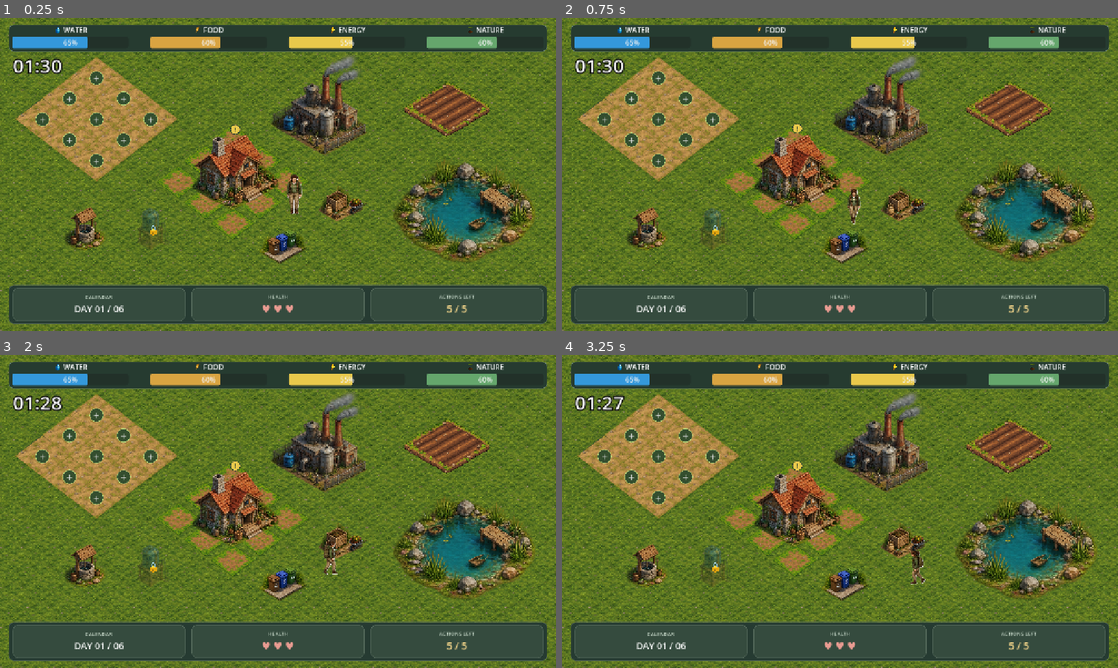
Above: before the commit, frames 1-4 (two rows, left to right).
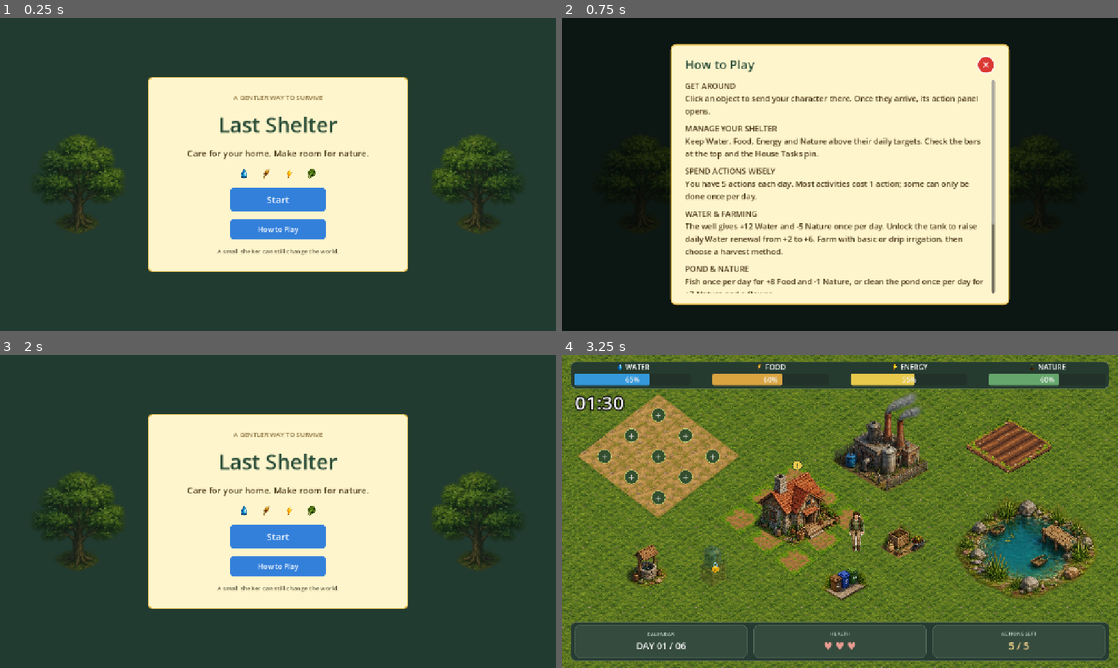
Above: after the commit, the same moments.

Repository: beyzAbdullahoglu/lastshelter
Game: Godot game, scene res://scenes/start_screen.tscn
The game is run twice, just before and just after one commit, with the same random seed, the same clock (stepped at 60 frames per second) and the same inputs. Before the commit the project starts from res://scenes/Main.tscn.
Inputs (mouse positions are in pixels of both pictures, inside the frame that each line leads up to):
- Up to frame 1 (0.25 s): no input
- Up to frame 2 (0.75 s): click (840, 230) at 0.5 s, where only the run after the commit has a clickable "How to Play"
- Up to frame 3 (2 s): click (422, 401) at 1.25 s, where only the run after the commit has a clickable "✕"
- Up to frame 4 (3.25 s): click (1029, 545) at 2.02 s; click (840, 536) at 2.75 s, where only the run after the commit has a clickable "Start"

The runs differ from the first frame. In frame 1, 82% of the frame differs, in the area x 0-100%, y 0-100%; in frame 2, 100%; in frame 3, 82%; in frame 4, 0.6%.

Commit message:
start screen added

Diff:
--- a/project.godot
+++ b/project.godot
@@ -11,7 +11,7 @@
 [application]
 
 config/name="lastshelter"
-run/main_scene="uid://bn8xdh40oe841"
+run/main_scene="res://scenes/start_screen.tscn"
 config/features=PackedStringArray("4.7", "GL Compatibility")
 config/icon="res://icon.svg"
 
--- a/scenes/Main.tscn
+++ b/scenes/Main.tscn
@@ -604,33 +604,25 @@
 horizontal_alignment = 1
 
 [node name="RewardModal" parent="." unique_id=1394249451 instance=ExtResource("13_rewardmodal")]
-visible = false
 layout_mode = 1
 
 [node name="ActionModal2" parent="." unique_id=1950044030 instance=ExtResource("12_actionmodal")]
-visible = false
 layout_mode = 1
 
 [node name="CrisisModal" parent="." unique_id=517874283 instance=ExtResource("14_crisismodal")]
-visible = false
 layout_mode = 1
 
 [node name="ActionModal" parent="." unique_id=388027520 instance=ExtResource("12_actionmodal")]
-visible = false
 layout_mode = 1
 
 [node name="FarmActionModal" parent="." unique_id=627473912 instance=ExtResource("12_actionmodal")]
-visible = false
 layout_mode = 1
 
 [node name="TreeActionModal" parent="." unique_id=1008868655 instance=ExtResource("12_actionmodal")]
-visible = false
 layout_mode = 1
 
 [node name="HouseTasksModal" parent="." unique_id=224081239 instance=ExtResource("11_taskmodal")]
-visible = false
 layout_mode = 1
 
 [node name="DayModal" parent="." unique_id=1873429016 instance=ExtResource("15_daymodal")]
-visible = false
-layout_mode = 1
+layout_mode = 1
--- /dev/null
+++ b/scenes/start_screen.tscn
@@ -0,0 +1,266 @@
+[gd_scene format=3]
+
+[ext_resource type="Script" path="res://scripts/start_screen.gd" id="1_script"]
+[ext_resource type="Theme" path="res://themes/modal_theme.tres" id="2_theme"]
+[ext_resource type="Texture2D" path="res://assets/nature/tree_healthy.png" id="3_tree"]
+[ext_resource type="Texture2D" path="res://assets/ui_icons/water_icon.png" id="4_water"]
+[ext_resource type="Texture2D" path="res://assets/ui_icons/wheat_icon.png" id="5_food"]
+[ext_resource type="Texture2D" path="res://assets/ui_icons/energy_icon.png" id="6_energy"]
+[ext_resource type="Texture2D" path="res://assets/ui_icons/leafy_vegetable_icon.png" id="7_nature"]
+
+[node name="StartScreen" type="Control"]
+layout_mode = 3
+anchors_preset = 15
+anchor_right = 1.0
+anchor_bottom = 1.0
+grow_horizontal = 2
+grow_vertical = 2
+theme = ExtResource("2_theme")
+script = ExtResource("1_script")
+
+[node name="Background" type="ColorRect" parent="."]
+layout_mode = 1
+anchors_preset = 15
+anchor_right = 1.0
+anchor_bottom = 1.0
+grow_horizontal = 2
+grow_vertical = 2
+color = Color(0.13, 0.23, 0.19, 1)
+
+[node name="LeftTree" type="TextureRect" parent="."]
+layout_mode = 1
+anchor_left = 0.04
+anchor_top = 0.28
+anchor_right = 0.24
+anchor_bottom = 0.78
+texture = ExtResource("3_tree")
+expand_mode = 1
+stretch_mode = 5
+modulate = Color(0.75, 0.82, 0.65, 0.62)
+mouse_filter = 2
+
+[node name="RightTree" type="TextureRect" parent="."]
+layout_mode = 1
+anchor_left = 0.76
+anchor_top = 0.28
+anchor_right = 0.96
+anchor_bottom = 0.78
+texture = ExtResource("3_tree")
+expand_mode = 1
+stretch_mode = 5
+flip_h = true
+modulate = Color(0.75, 0.82, 0.65, 0.62)
+mouse_filter = 2
+
+[node name="Panel" type="PanelContainer" parent="."]
+layout_mode = 1
+anchors_preset = 8
+anchor_left = 0.5
+anchor_top = 0.5
+anchor_right = 0.5
+anchor_bottom = 0.5
+offset_left = -300.0
+offset_top = -225.0
+offset_right = 300.0
+offset_bottom = 225.0
+grow_horizontal = 2
+grow_vertical = 2
+
+[node name="Margin" type="MarginContainer" parent="Panel"]
+layout_mode = 2
+theme_override_constants/margin_left = 42
+theme_override_constants/margin_top = 34
+theme_override_constants/margin_right = 42
+theme_override_constants/margin_bottom = 34
+
+[node name="Content" type="VBoxContainer" parent="Panel/Margin"]
+layout_mode = 2
+theme_override_constants/separation = 18
+alignment = 1
+
+[node name="Eyebrow" type="Label" parent="Panel/Margin/Content"]
+layout_mode = 2
+theme_override_colors/font_color = Color(0.55, 0.45, 0.25, 1)
+theme_override_font_sizes/font_size = 15
+text = "A GENTLER WAY TO SURVIVE"
+horizontal_alignment = 1
+
+[node name="Title" type="Label" parent="Panel/Margin/Content"]
+layout_mode = 2
+theme_override_colors/font_color = Color(0.16, 0.3, 0.22, 1)
+theme_override_font_sizes/font_size = 48
+text = "Last Shelter"
+horizontal_alignment = 1
+
+[node name="Subtitle" type="Label" parent="Panel/Margin/Content"]
+layout_mode = 2
+theme_override_colors/font_color = Color(0.29, 0.22, 0.1, 1)
+theme_override_font_sizes/font_size = 20
+text = "Care for your home. Make room for nature."
+horizontal_alignment = 1
+autowrap_mode = 3
+
+[node name="ResourceIcons" type="HBoxContainer" parent="Panel/Margin/Content"]
+layout_mode = 2
+theme_override_constants/separation = 22
+alignment = 1
+
+[node name="WaterIcon" type="TextureRect" parent="Panel/Margin/Content/ResourceIcons"]
+custom_minimum_size = Vector2(30, 30)
+layout_mode = 2
+texture = ExtResource("4_water")
+expand_mode = 1
+stretch_mode = 5
+
+[node name="FoodIcon" type="TextureRect" parent="Panel/Margin/Content/ResourceIcons"]
+custom_minimum_size = Vector2(30, 30)
+layout_mode = 2
+texture = ExtResource("5_food")
+expand_mode = 1
+stretch_mode = 5
+
+[node name="EnergyIcon" type="TextureRect" parent="Panel/Margin/Content/ResourceIcons"]
+custom_minimum_size = Vector2(30, 30)
+layout_mode = 2
+texture = ExtResource("6_energy")
+expand_mode = 1
+stretch_mode = 5
+
+[node name="NatureIcon" type="TextureRect" parent="Panel/Margin/Content/ResourceIcons"]
+custom_minimum_size = Vector2(30, 30)
+layout_mode = 2
+texture = ExtResource("7_nature")
+expand_mode = 1
+stretch_mode = 5
+
+[node name="StartButton" type="Button" parent="Panel/Margin/Content"]
+unique_name_in_owner = true
+custom_minimum_size = Vector2(220, 54)
+layout_mode = 2
+size_flags_horizontal = 4
+mouse_default_cursor_shape = 2
+theme_override_font_sizes/font_size = 22
+text = "Start"
+
+[node name="HowToPlayButton" type="Button" parent="Panel/Margin/Content"]
+unique_name_in_owner = true
+custom_minimum_size = Vector2(220, 46)
+layout_mode = 2
+size_flags_horizontal = 4
+mouse_default_cursor_shape = 2
+text = "How to Play"
+
+[node name="Footer" type="Label" parent="Panel/Margin/Content"]
+layout_mode = 2
+theme_override_colors/font_color = Color(0.38, 0.36, 0.27, 1)
+theme_override_font_sizes/font_size = 14
+text = "A small shelter can still change the world."
+horizontal_alignment = 1
+
+[node name="HowToPlayOverlay" type="ColorRect" parent="."]
+unique_name_in_owner = true
+visible = false
+layout_mode = 1
+anchors_preset = 15
+anchor_right = 1.0
+anchor_bottom = 1.0
+grow_horizontal = 2
+grow_vertical = 2
+color = Color(0, 0, 0, 0.62)
+
+[node name="HowToPlayPanel" type="PanelContainer" parent="HowToPlayOverlay"]
+layout_mode = 1
+anchors_preset = 8
+anchor_left = 0.5
+anchor_top = 0.5
+anchor_right = 0.5
+anchor_bottom = 0.5
+offset_left = -390.0
+offset_top = -300.0
+offset_right = 390.0
+offset_bottom = 300.0
+grow_horizontal = 2
+grow_vertical = 2
+
+[node name="Margin" type="MarginContainer" parent="HowToPlayOverlay/HowToPlayPanel"]
+layout_mode = 2
+theme_override_constants/margin_left = 30
+theme_override_constants/margin_top = 24
+theme_override_constants/margin_right = 30
+theme_override_constants/margin_bottom = 24
+
+[node name="Content" type="VBoxContainer" parent="HowToPlayOverlay/HowToPlayPanel/Margin"]
+layout_mode = 2
+theme_override_constants/separation = 14
+
+[node name="Header" type="HBoxContainer" parent="HowToPlayOverlay/HowToPlayPanel/Margin/Content"]
+layout_mode = 2
+theme_override_constants/separation = 12
+
+[node name="Title" type="Label" parent="HowToPlayOverlay/HowToPlayPanel/Margin/Content/Header"]
+layout_mode = 2
+size_flags_horizontal = 3
+theme_override_colors/font_color = Color(0.16, 0.3, 0.22, 1)
+theme_override_font_sizes/font_size = 28
+text = "How to Play"
+vertical_alignment = 1
+
+[node name="CloseButton" type="Button" parent="HowToPlayOverlay/HowToPlayPanel/Margin/Content/Header"]
+unique_name_in_owner = true
+custom_minimum_size = Vector2(42, 42)
+layout_mode = 2
+mouse_default_cursor_shape = 2
+theme_type_variation = &"CloseButton"
+text = "✕"
+
+[node name="Scroll" type="ScrollContainer" parent="HowToPlayOverlay/HowToPlayPanel/Margin/Content"]
+layout_mode = 2
+size_flags_vertical = 3
+horizontal_scroll_mode = 0
+
+[node name="Instructions" type="VBoxContainer" parent="HowToPlayOverlay/HowToPlayPanel/Margin/Content/Scroll"]
+layout_mode = 2
+size_flags_horizontal = 3
+theme_override_constants/separation = 14
+
+[node name="Movement" type="Label" parent="HowToPlayOverlay/HowToPlayPanel/Margin/Content/Scroll/Instructions"]
+layout_mode = 2
+theme_override_font_sizes/font_size = 18
+text = "GET AROUND\nClick an object to send your character there. Once they arrive, its action panel opens."
+autowrap_mode = 3
+
+[node name="Resources" type="Label" parent="HowToPlayOverlay/HowToPlayPanel/Margin/Content/Scroll/Instructions"]
+layout_mode = 2
+theme_override_font_sizes/font_size = 18
+text = "MANAGE YOUR SHELTER\nKeep Water, Food, Energy and Nature above their daily targets. Check the bars at the top and the House Tasks pin."
+autowrap_mode = 3
+
+[node name="Actions" type="Label" parent="HowToPlayOverlay/HowToPlayPanel/Margin/Content/Scroll/Instructions"]
+layout_mode = 2
+theme_override_font_sizes/font_size = 18
+text = "SPEND ACTIONS WISELY\nYou have 5 actions each day. Most activities cost 1 action; some can only be done once per day."
+autowrap_mode = 3
+
+[node name="Water" type="Label" parent="HowToPlayOverlay/HowToPlayPanel/Margin/Content/Scroll/Instructions"]
+layout_mode = 2
+theme_override_font_sizes/font_size = 18
+text = "WATER & FARMING\nThe well gives +12 Water and -5 Nature once per day. Unlock the tank to raise daily Water renewal from +2 to +6. Farm with basic or drip irrigation, then choose a harvest method."
+autowrap_mode = 3
+
+[node name="Pond" type="Label" parent="HowToPlayOverlay/HowToPlayPanel/Margin/Content/Scroll/Instructions"]
+layout_mode = 2
+theme_override_font_sizes/font_size = 18
+text = "POND & NATURE\nFish once per day for +8 Food and -1 Nature, or clean the pond once per day for +7 Nature and a flower."
+autowrap_mode = 3
+
+[node name="Trees" type="Label" parent="HowToPlayOverlay/HowToPlayPanel/Margin/Content/Scroll/Instructions"]
+layout_mode = 2
+theme_override_font_sizes/font_size = 18
+text = "GROW YOUR GARDEN\nPlant one tree each day. It costs Water and gives Nature; after 10 seconds it matures and adds more Nature. Compost and recycling can also help restore Nature."
+autowrap_mode = 3
+
+[node name="Crises" type="Label" parent="HowToPlayOverlay/HowToPlayPanel/Margin/Content/Scroll/Instructions"]
+layout_mode = 2
+theme_override_font_sizes/font_size = 18
+text = "RESPOND TO CRISES\nChoose whether to intervene when a crisis appears. Intervention costs an action but may reduce resource losses."
+autowrap_mode = 3
--- a/scripts/main.gd
+++ b/scripts/main.gd
@@ -262,7 +262,7 @@
 func _finish_game(title: String, body: String) -> void:
 	day_modal.open_message(title, body, "Play again")
 	await day_modal.continued
-	get_tree().reload_current_scene()
+	get_tree().change_scene_to_file("res://scenes/Main.tscn")
 
 
 # Health (hearts) is intentionally carried over between days.
@@ -704,14 +704,14 @@
 		action_modal.open_action("", "No actions left today.")
 		return
 	if _power_plant_upgraded:
-		action_modal.open_action("power_collect_energy", "Collect {energy} (%d units)" % int(energy_amount), "Collect")
+		action_modal.open_action("power_collect_energy", "Collect energy (%d units)" % int(energy_amount), "Collect")
 	elif actions_left < POWER_PLANT_UPGRADE_ACTION_COST:
-		action_modal.open_action("power_collect_energy", "Collect {energy} (%d units)" % int(energy_amount), "Collect")
+		action_modal.open_action("power_collect_energy", "Collect energy (%d units)" % int(energy_amount), "Collect")
 	else:
 		action_modal.open_choices(
 			"Choose an action",
 			"power_collect_energy",
-			"Collect {energy} (%d units)" % int(energy_amount),
+			"Collect energy (%d units)" % int(energy_amount),
 			"power_improve",
 			"🍃 Improve"
 		)
--- /dev/null
+++ b/scripts/start_screen.gd
@@ -0,0 +1,34 @@
+extends Control
+
+@onready var start_button: Button = %StartButton
+@onready var how_to_play_button: Button = %HowToPlayButton
+@onready var how_to_play_overlay: ColorRect = %HowToPlayOverlay
+@onready var close_button: Button = %CloseButton
+
+
+func _ready() -> void:
+	start_button.pressed.connect(_start_game)
+	how_to_play_button.pressed.connect(_show_how_to_play)
+	close_button.pressed.connect(_hide_how_to_play)
+	how_to_play_overlay.gui_input.connect(_on_how_to_play_overlay_input)
+
+
+func _start_game() -> void:
+	var error := get_tree().change_scene_to_file("res://scenes/Main.tscn")
+	if error != OK:
+		push_error("Could not load the main game scene. Error: %s" % error)
+
+
+func _show_how_to_play() -> void:
+	how_to_play_overlay.show()
+
+
+func _hide_how_to_play() -> void:
+	how_to_play_overlay.hide()
+
+
+func _on_how_to_play_overlay_input(event: InputEvent) -> void:
+	if event is InputEventMouseButton and event.pressed and event.button_index == MOUSE_BUTTON_LEFT:
+		var panel := how_to_play_overlay.get_node("HowToPlayPanel") as Control
+		if not panel.get_global_rect().has_point(event.global_position):
+			_hide_how_to_play()
Not shown, added: scripts/start_screen.gd.uid
